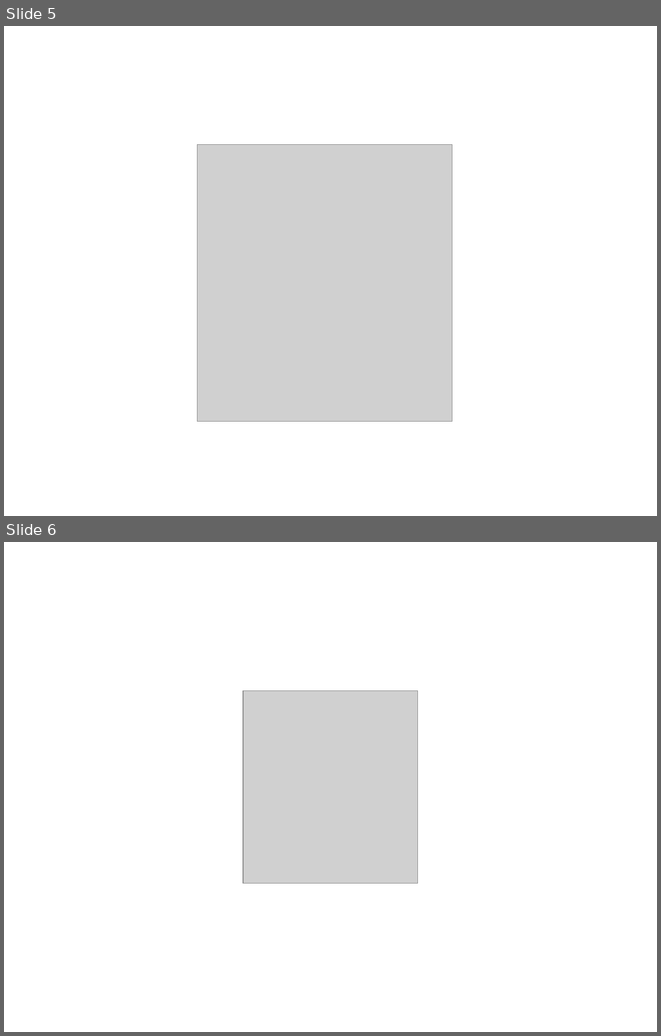
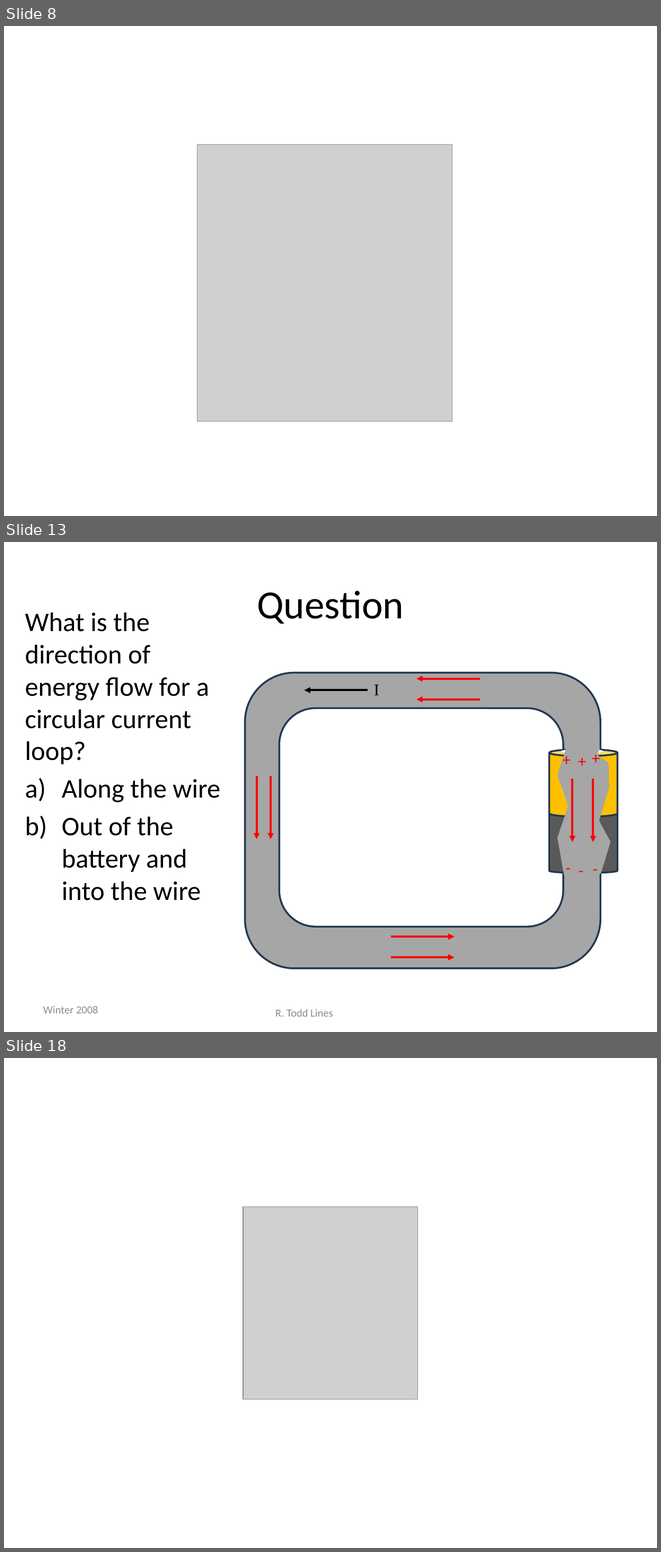
Before and after one commit to rtlines/PH223-Engineering-Physics, a slide deck: Slides/PH223_Lecture_49.pptx. Shown one above the other, each under a label of ours: slides 5 and 6 before the commit, slides 8, 13 and 18 after it; the slides between them are not shown. The pictures are 661x1036 and 661x1552 pixels, drawn with LibreOffice and Linux fonts; fonts in the diff are those of the drawing; grey boxes stand for pictures. Boxes give left, top, right and bottom in pixels: in the first picture for what was removed or moved away, otherwise in the second. Text is boxed around its words. In the diff, an @@ line names an element or a change of style, - is before the commit and + after.

```diff
--- a/Slides/PH223_Lecture_49.pptx
+++ b/Slides/PH223_Lecture_49.pptx
@@ slide 13 added at (4,542,657,1032), background #FFFFFF @@
@@ title added at (257,591,404,624), 44 pt, text #000000 @@
+Question
@@ text added at (25,612,220,900), 29.6 pt, text #000000 @@
+What is the direction of energy flow for a circular current loop?
+a) Along the wire
+b) Out of the battery and into the wire
@@ rounded rectangle added at (245,672,600,968), fill #A6A6A6, outline #233953 2 pt @@
@@ text added at (374,685,379,695), 18 pt, text #000000 @@
+I
@@ arrow added from (480, 678) to (417, 678), #FF0000 2.25 pt @@
@@ arrow added from (368, 690) to (305, 690), #000000 2.25 pt @@
@@ arrow added from (480, 699) to (417, 699), #FF0000 2.25 pt @@
@@ rounded rectangle added at (280,708,564,926), fill #FFFFFF, outline #233953 2 pt @@
@@ text added at (556,746,577,772), 18 pt, text #FF0000 @@
++
@@ freeform shape added at (557,737,610,882), fill #A6A6A6 @@
@@ text added at (572,748,593,774), 18 pt, text #FF0000 @@
++
@@ text added at (585,744,607,770), 18 pt, text #FF0000 @@
++
@@ group added at (549,744,617,877): 3 cylinders, 1 text, 1 ellipse @@
+E
@@ arrow added from (257, 776) to (257, 839), #FF0000 2.25 pt @@
@@ arrow added from (271, 776) to (271, 839), #FF0000 2.25 pt @@
@@ arrow added from (572, 778) to (572, 841), #FF0000 2.25 pt @@
@@ arrow added from (593, 778) to (593, 841), #FF0000 2.25 pt @@
@@ text added at (559,854,577,880), 18 pt, text #FF0000 @@
+-
@@ text added at (572,856,590,882), 18 pt, text #FF0000 @@
+-
@@ text added at (586,855,604,881), 18 pt, text #FF0000 @@
+-
@@ arrow added from (391, 936) to (454, 936), #FF0000 2.25 pt @@
@@ arrow added from (391, 958) to (454, 958), #FF0000 2.25 pt @@
@@ text added at (43,1006,98,1013), 12 pt, text #8C8C8C @@
+Winter 2008
@@ text added at (275,1009,333,1016), 12 pt, text #8C8C8C @@
+R. Todd Lines
@@ what was slide 5 is now slide 8 @@
@@ what was slide 6 is now slide 18 @@
```
Also in this commit, not shown: 14 other slides added, 1 slide removed, 20 other files.
